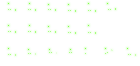
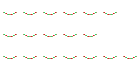
Layer changes from the first w=140, h=66 image to the second:
showed "Lights" over [3,12,137,59]
hid "Worse Shotgun Emissive" over [5,1,138,59]
